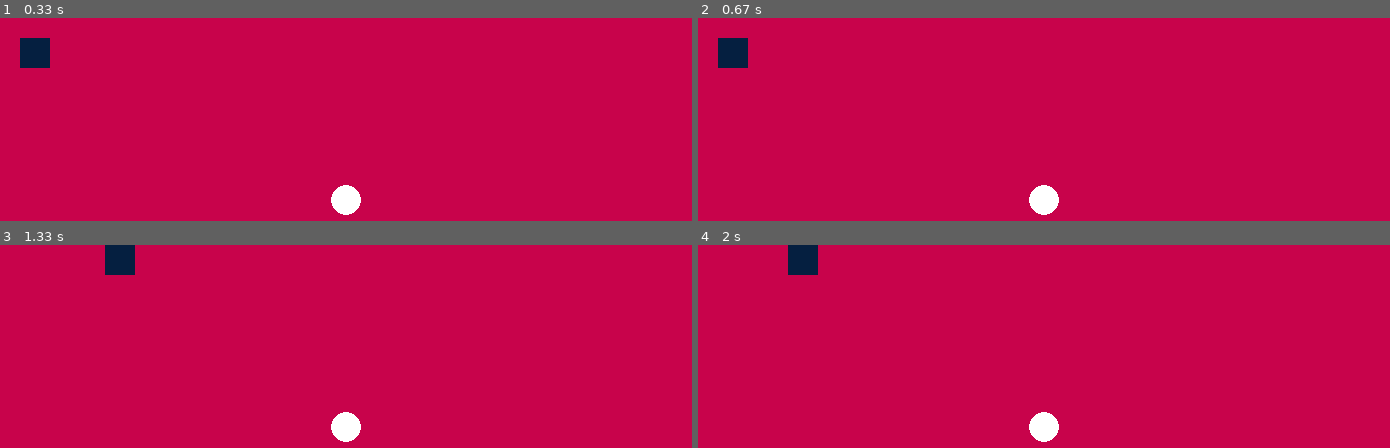
Above: before the commit, frames 1-4 (two rows, left to right).
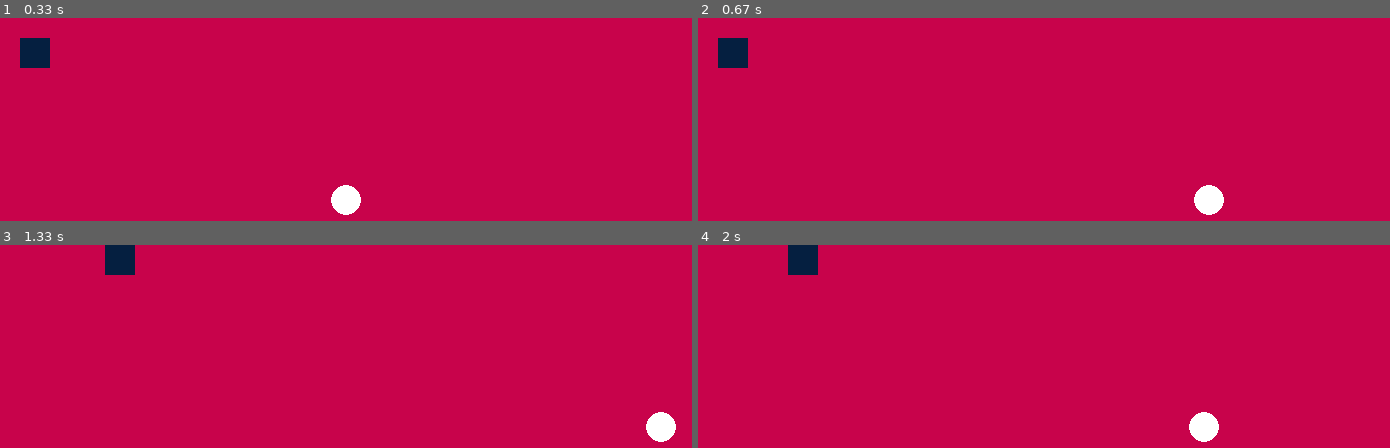
Above: after the commit, the same moments.

Repository: michelleakins/blocke_gamedesign
Game: pygame game, started from circleeatsquare.py
Two runs of this game, one before a commit and one after it. Both use one fixed random seed, a clock stepped at 60 frames per second and the inputs below.
Inputs:
- Up to frame 1 (0.33 s): no input
- Up to frame 2 (0.67 s): hold Right from 0.33 s (still down)
- Up to frame 3 (1.33 s): release Right at 0.8 s; hold Up 0.83-1.13 s; hold W 0.83-1.13 s; hold Right from 1.17 s (still down); hold D from 1.17 s (still down)
- Up to frame 4 (2 s): release Right at 1.63 s; release D at 1.63 s; hold Left from 1.67 s (still down); hold A from 1.67 s (still down)

Frame 1 is identical in both runs. In frame 2, 1.0% of the frame differs, in the area x 47-77%, y 82-98%; in frame 3, 1.0%; in frame 4, 1.0%.

Commit message:
circle eat square

Diff:
--- a/circleeatsquare.py
+++ b/circleeatsquare.py
@@ -7,6 +7,7 @@
 #circle will get larger and new rectangle should appear somewhere on the screen
 
 import os, random, time, pygame
+os.system('cls')
 #initialize pygame
 pygame.init()
 
@@ -38,7 +39,6 @@
 cr_color = colors.get('white')
 
 while check:
-    circle = pygame.draw.circle(screen, cr_color, (xc, yc), radius)
     # pygame.draw.circle(screen, cr_color, (xc, yc), radius)
     screen.fill(background)
     for case in pygame.event.get():
@@ -54,14 +54,15 @@
         square.y -= move
     if keys[pygame.K_s] and square.y < HEIGHT - hbox:
         square.y += move
-    if keys[pygame.K_a] and circle.x >= move:
-        circle.x -= move #subtract 5 from the x value
-    if keys[pygame.K_d] and circle.x < WIDTH - wbox:
-        circle.x += move
-    if keys[pygame.K_w] and circle.y >= move:
-        circle.y -= move
-    if keys[pygame.K_s] and circle.y < HEIGHT - hbox:
-        circle.y += move
+    #finished circle
+    if keys[pygame.K_LEFT] and xc >=radius:
+           xc -= move
+    if keys[pygame.K_RIGHT] and xc < WIDTH - wbox:
+           xc += move
+    if keys[pygame.K_UP] and yc >=radius:
+           yc -= move
+    if keys[pygame.K_UP] and yc < HEIGHT - hbox:
+           yc += move
 
     pygame.draw.rect(screen, sq_color, square)
     pygame.draw.circle(screen, cr_color, (xc, yc), radius)
